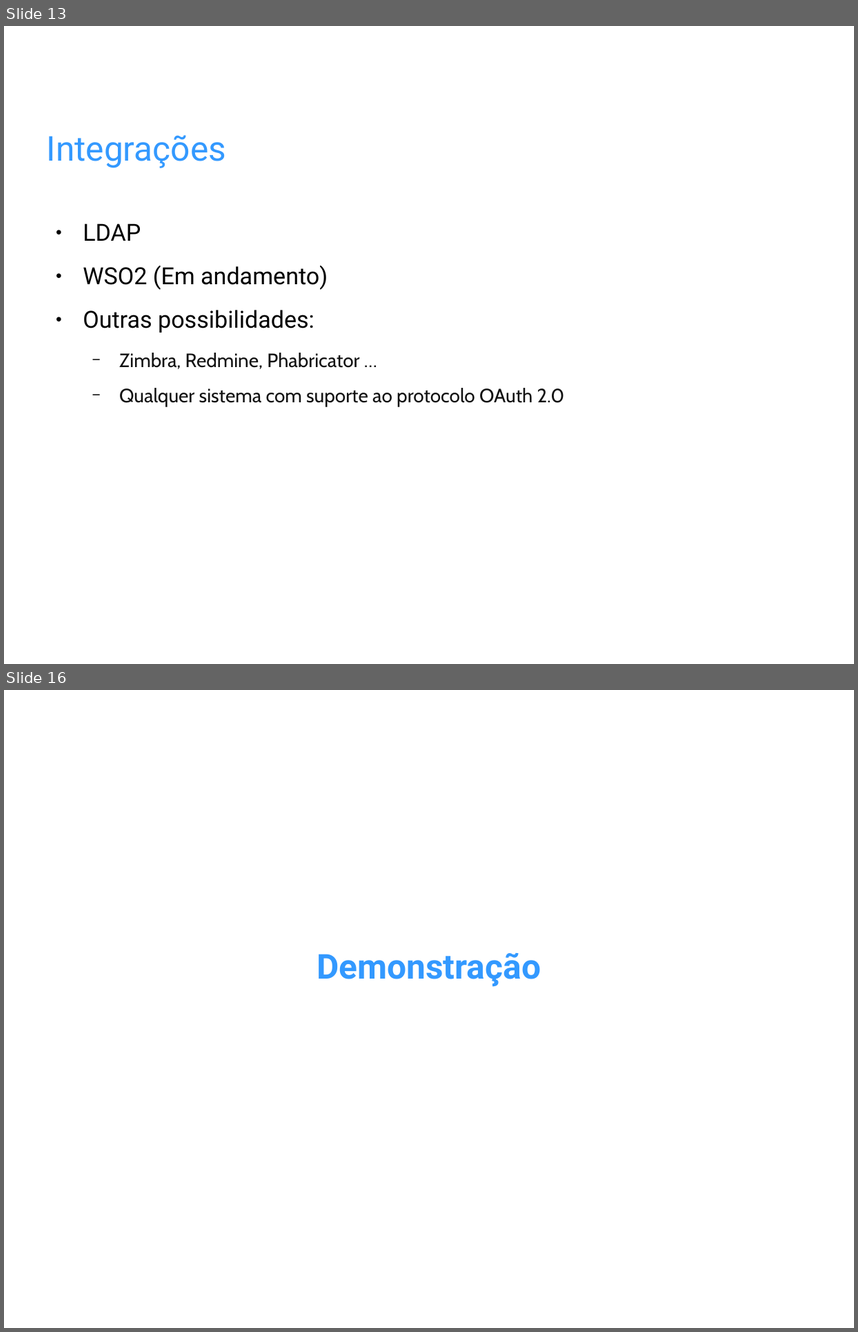
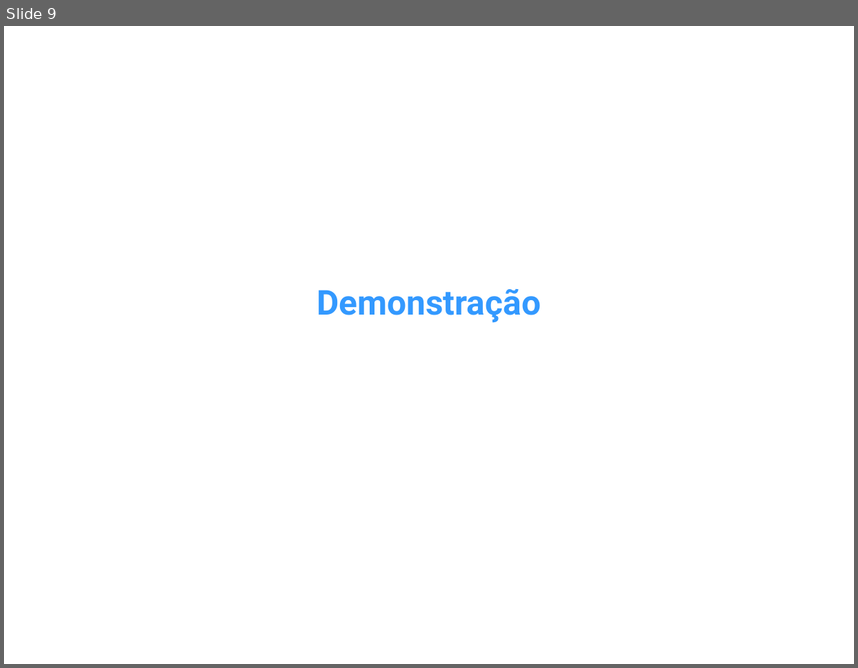
Before and after one commit to amoraes/spring-boot-unesp, a slide deck: etc/Apresentacao-InfoUnesp2016.odp. Shown one above the other, each under a label of ours: slides 13 and 16 before the commit, slide 9 after it; the slides between them are not shown. The pictures are 858x1332 and 858x668 pixels, drawn with LibreOffice and Linux fonts; fonts in the diff are those of the drawing; background and template pictures are left out. Boxes give left, top, right and bottom in pixels: in the first picture for what was removed or moved away, otherwise in the second. Text is boxed around its words. In the diff, an @@ line names an element or a change of style, - is before the commit and + after.

```diff
--- a/etc/Apresentacao-InfoUnesp2016.odp
+++ b/etc/Apresentacao-InfoUnesp2016.odp
@@ slide 13 removed at bbox=[4, 26, 854, 664], background picture (left out) @@
@@ title removed at bbox=[47, 135, 227, 168] @@
-Integrações
@@ text removed at bbox=[83, 223, 565, 407] @@
-● LDAP
-● WSO2 (Em andamento)
-● Outras possibilidades:
-  − Zimbra, Redmine, Phabricator …
-  − Qualquer sistema com suporte ao protocolo OAuth 2.0
@@ what was slide 16 is now slide 9 @@
```
Also in this commit, not shown: 1 slide changed, 7 slides added, 13 other slides removed.
